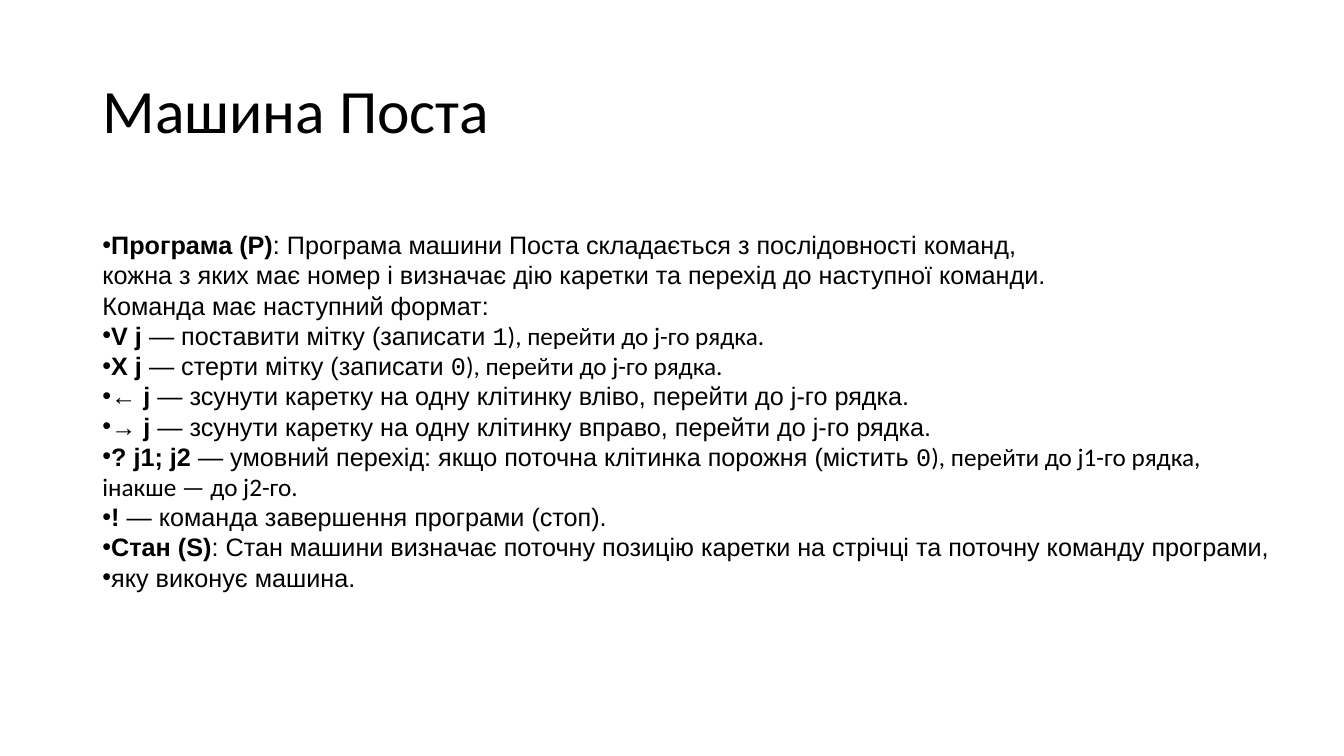
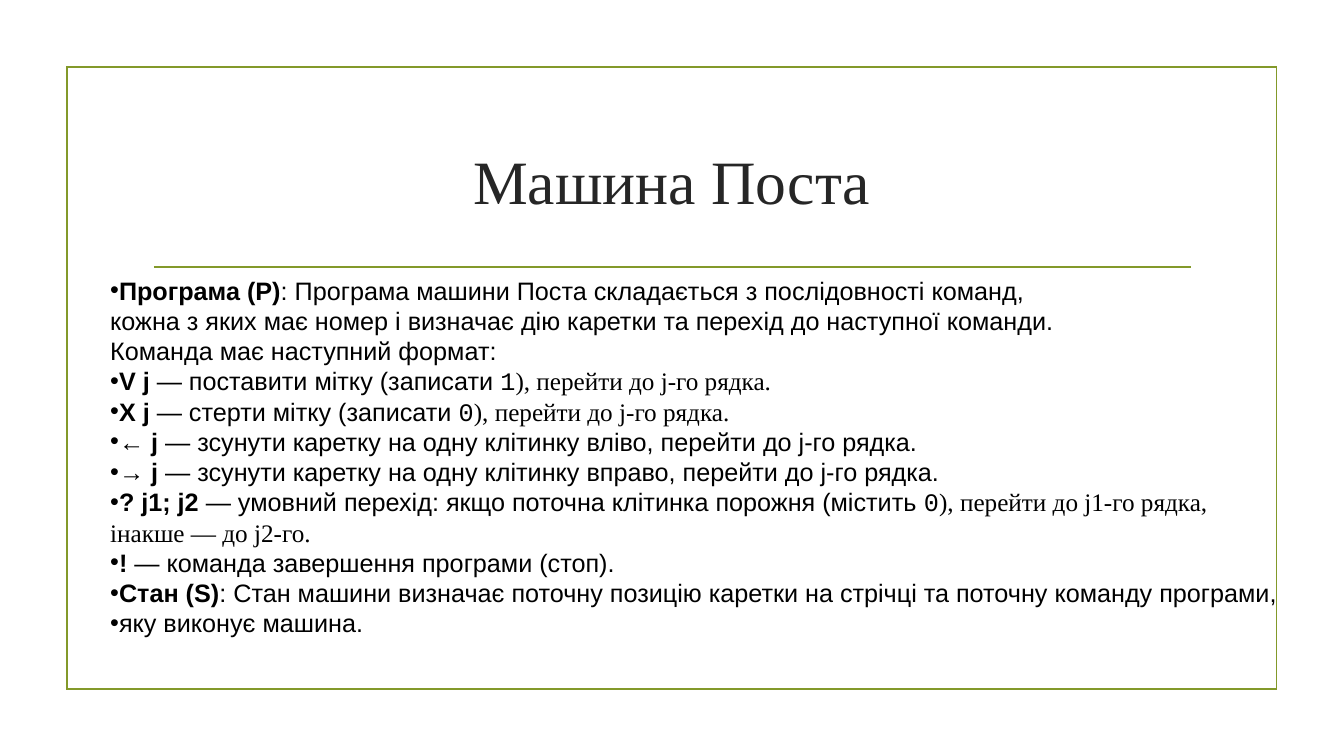
Before and after one commit to mecchmatProjects/Facultative, a slide deck: slide 10 of Lect0.pptx (slide 17 before the commit). Drawn at 1344x756 pixels with LibreOffice and Linux fonts; fonts in the diff are those of the drawing; background and template pictures are left out. Boxes give left, top, right and bottom in pixels: in the first picture for what was removed or moved away, otherwise in the second. Text is boxed around its words. In the diff, an @@ line names an element or a change of style, - is before the commit and + after.

Commit message:
lecture 0: style update

```diff
--- a/Lect0.pptx
+++ b/Lect0.pptx
@@ rectangle added at box(67, 68, 1276, 690), outline #83992A 1.25 pt @@
@@ title "Машина Поста": place and size @@
-title "Машина Поста" at box(102, 93, 489, 134)
+title "Машина Поста" at box(473, 163, 870, 205)
@@ title "Машина Поста" at box(473, 163, 870, 205): font Calibri to Times New Roman, text colour #000000 to #262626; alignment left to centre; line spacing 0.9 to 1 @@
@@ text "Програма (P): Програма машини Поста ...": place and size @@
-text "Програма (P): Програма машини Поста ..." at box(102, 235, 1269, 592)
+text "Програма (P): Програма машини Поста ..." at box(110, 281, 1276, 638)
@@ line added from (154, 267) to (1191, 267), #83992A 1.25 pt @@
@@ text at box(110, 370, 1207, 548): font Calibri to Times New Roman in "1), перейти до j-го рядка.", "0), перейти до j-го рядка.", "0), перейти до j1-го рядка,", "інакше — до j2-го." @@
```
Also in this commit, not shown: 29 other slides changed.
